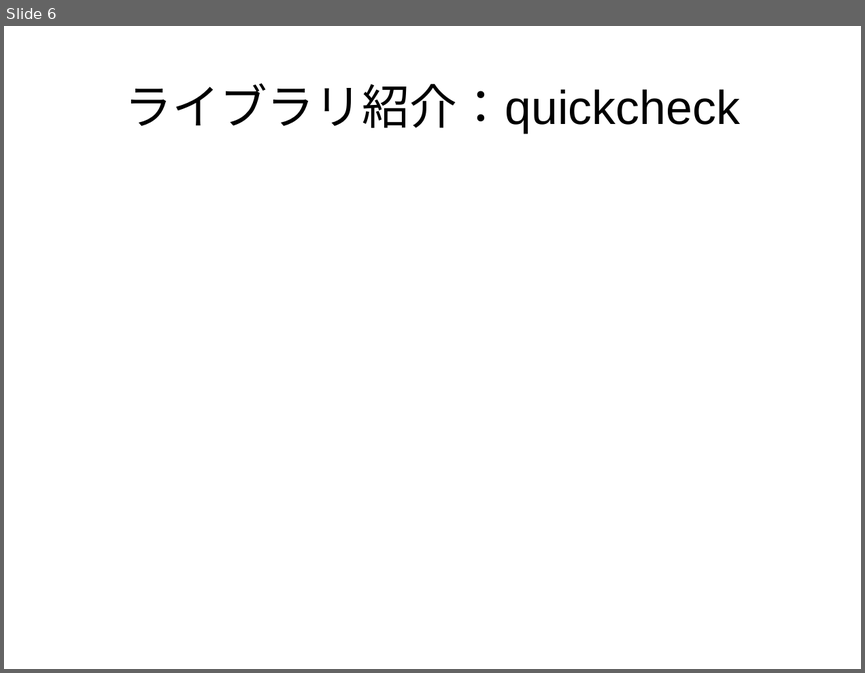
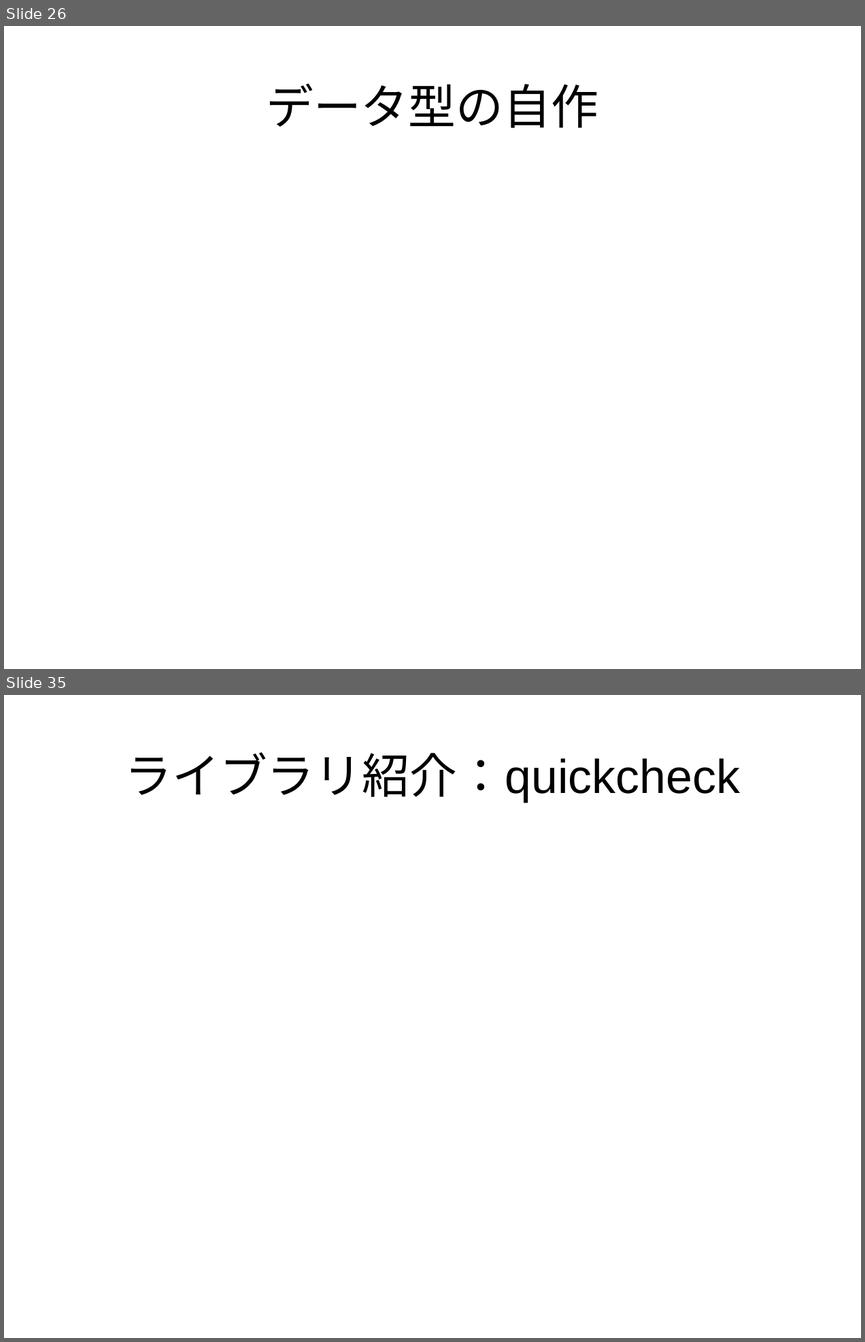
Before and after one commit to nushio3/practice, a slide deck: haskell-teaching/Tsukuba-2016.odp. Shown one above the other, each under a label of ours: slide 6 before the commit, slides 26 and 35 after it; the slides between them are not shown. The pictures are 865x673 and 865x1342 pixels, drawn with LibreOffice and Linux fonts; fonts in the diff are those of the drawing. Boxes give left, top, right and bottom in pixels: in the first picture for what was removed or moved away, otherwise in the second. Text is boxed around its words. In the diff, an @@ line names an element or a change of style, - is before the commit and + after.

```diff
--- a/haskell-teaching/Tsukuba-2016.odp
+++ b/haskell-teaching/Tsukuba-2016.odp
@@ slide 26 added at box(4, 26, 861, 669), background #FFFFFF @@
@@ title added at box(266, 83, 598, 128), 44 pt, text #000000 @@
+データ型の自作
@@ what was slide 6 is now slide 35 @@
```
Also in this commit, not shown: 1 slide changed, 28 other slides added, 1 other file.
